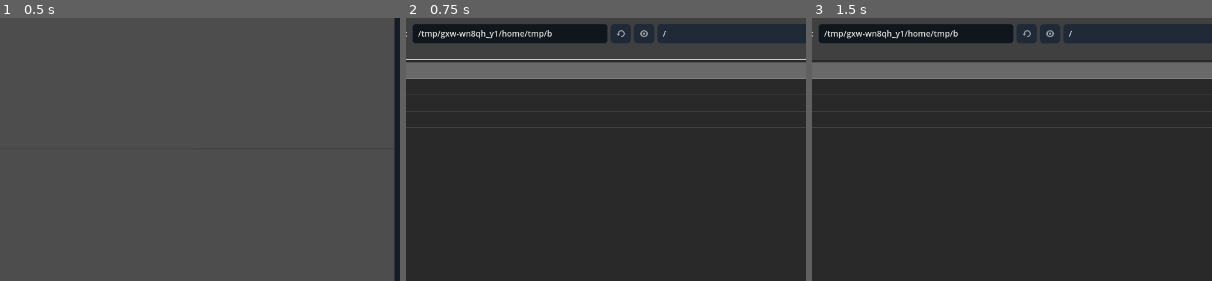
Above: before the commit, frames 1-3 (left to right).
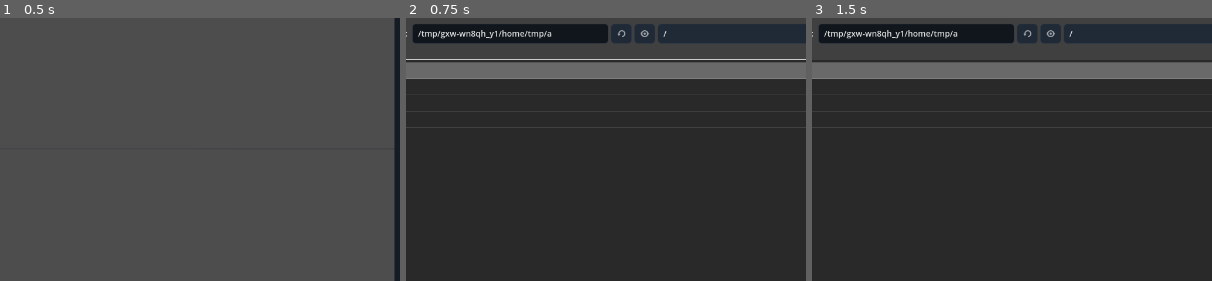
Above: after the commit, the same moments.

Repository: Onnevan/Kabuki
Game: Godot game, scene res://editor/main.tscn
Two runs of this game, one before a commit and one after it. Both use one fixed random seed, a clock stepped at 60 frames per second and the inputs below.
Inputs (mouse positions are % of the whole screen's width and height, from its top left):
- Up to frame 1 (0.5 s): no input
- Up to frame 2 (0.75 s): click "＋ IMPORT" at 0.5 s
- Up to frame 3 (1.5 s): click (37, 77) at 1.27 s; type "12" at 1.35 s
The pictures show only the part of the screen within x 27-77%, y 15-65%; the shares and areas given below are measured in that part.

Frame 1 is identical in both runs. In frame 2, 0.1% of the frame differs, in the area x 35-66%, y 3-9%; in frame 3, 0.1%.
Error before the commit: Parse Error: Cannot infer the type of "key" variable because the value doesn't have a set type. (res://paint/drawing_canvas.gd:177)

Commit message:
Type flood fill variables explicitly

Diff:
--- a/paint/drawing_canvas.gd
+++ b/paint/drawing_canvas.gd
@@ -168,17 +168,17 @@
 
 func _flood_fill(seed: Vector2i, replacement: Color) -> void:
 	if seed.x < 0 or seed.y < 0 or seed.x >= raster.get_width() or seed.y >= raster.get_height(): return
-	var target := raster.get_pixelv(seed)
+	var target: Color = raster.get_pixelv(seed)
 	if target.is_equal_approx(replacement): return
 	var stack: Array[Vector2i] = [seed]
 	var seen: Dictionary = {}
 	while not stack.is_empty():
-		var p := stack.pop_back()
-		var key := p.y * raster.get_width() + p.x
+		var p: Vector2i = stack.pop_back()
+		var key: int = p.y * raster.get_width() + p.x
 		if seen.has(key): continue
 		seen[key] = true
 		if p.x < 0 or p.y < 0 or p.x >= raster.get_width() or p.y >= raster.get_height(): continue
-		var c := raster.get_pixelv(p)
+		var c: Color = raster.get_pixelv(p)
 		if absf(c.r-target.r)+absf(c.g-target.g)+absf(c.b-target.b)+absf(c.a-target.a) > 0.12: continue
 		raster.set_pixelv(p,replacement)
 		stack.append(p+Vector2i.LEFT); stack.append(p+Vector2i.RIGHT)
